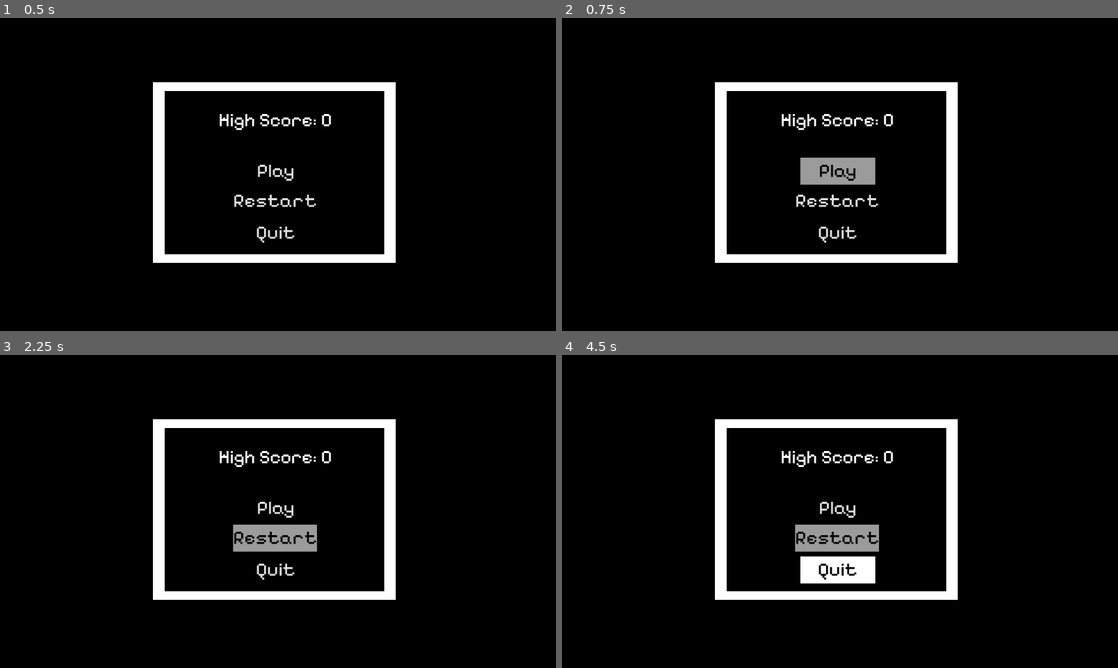
Above: before the commit, frames 1-4 (two rows, left to right).
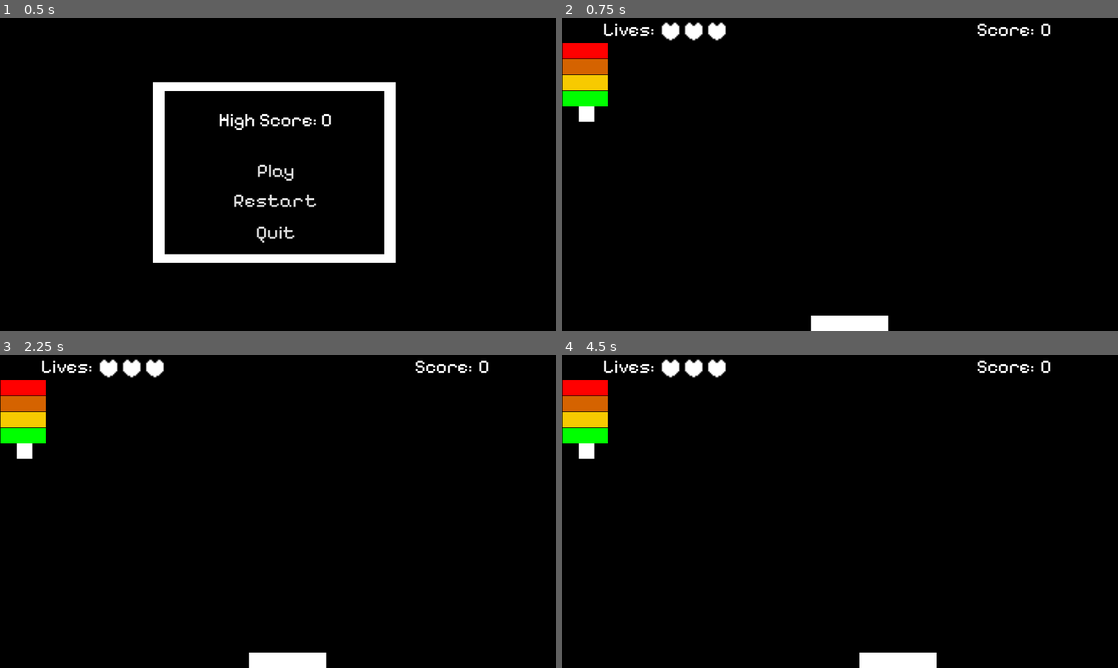
Above: after the commit, the same moments.

Repository: kylefuji/breakout
Game: Godot game, scene res://Scenes/Main.tscn
The game is run twice, just before and just after one commit, with the same random seed, the same clock (stepped at 60 frames per second) and the same inputs.
Inputs (mouse positions are in pixels of both pictures, inside the frame that each line leads up to):
- Up to frame 1 (0.5 s): no input
- Up to frame 2 (0.75 s): click "Play" at 0.5 s
- Up to frame 3 (2.25 s): click (278, 508) at 1.25 s, where only the run before the commit has a clickable "Play"; click (272, 536) at 2 s, where only the run before the commit has a clickable "Restart"
- Up to frame 4 (4.5 s): click (834, 536) at 2.75 s, where only the run before the commit has a clickable "Restart"; click (834, 536) at 3.5 s, where only the run before the commit has a clickable "Restart"; tap Enter at 4.25 s; hold Right (ui_right) from 4.28 s (still down)

Frame 1 is identical in both runs. In frame 2, 9.9% of the frame differs, in the area x 0-88%, y 1-100%; in frame 3, 9.8%; in frame 4, 11%.

Commit message:
game space and interface setup

Diff:
--- /dev/null
+++ b/Prefabs/green_tile.tscn
@@ -0,0 +1,17 @@
+[gd_scene format=3 uid="uid://c672h4is6aq7j"]
+
+[ext_resource type="Texture2D" uid="uid://cposv843fqj83" path="res://Textures/paddle.png" id="1_o6qt2"]
+
+[sub_resource type="RectangleShape2D" id="RectangleShape2D_j5yw3"]
+size = Vector2(16, 32)
+
+[node name="GreenTile" type="StaticBody2D" unique_id=1136691587]
+modulate = Color(0, 1, 0, 1)
+rotation = 1.5707964
+scale = Vector2(2, 2.96)
+
+[node name="Paddle" type="Sprite2D" parent="." unique_id=1576091257]
+texture = ExtResource("1_o6qt2")
+
+[node name="CollisionShape2D" type="CollisionShape2D" parent="." unique_id=245065185]
+shape = SubResource("RectangleShape2D_j5yw3")
--- /dev/null
+++ b/Prefabs/orange_tile.tscn
@@ -0,0 +1,17 @@
+[gd_scene format=3 uid="uid://cngy6wglw8rwx"]
+
+[ext_resource type="Texture2D" uid="uid://cposv843fqj83" path="res://Textures/paddle.png" id="1_lbyuo"]
+
+[sub_resource type="RectangleShape2D" id="RectangleShape2D_j5yw3"]
+size = Vector2(16, 32)
+
+[node name="OrangeTile" type="StaticBody2D" unique_id=1136691587]
+modulate = Color(0.83422875, 0.3876754, 0, 1)
+rotation = 1.5707964
+scale = Vector2(2, 2.96)
+
+[node name="Paddle" type="Sprite2D" parent="." unique_id=1576091257]
+texture = ExtResource("1_lbyuo")
+
+[node name="CollisionShape2D" type="CollisionShape2D" parent="." unique_id=245065185]
+shape = SubResource("RectangleShape2D_j5yw3")
--- /dev/null
+++ b/Prefabs/red_tile.tscn
@@ -0,0 +1,17 @@
+[gd_scene format=3 uid="uid://b53p1y456dvrj"]
+
+[ext_resource type="Texture2D" uid="uid://cposv843fqj83" path="res://Textures/paddle.png" id="1_avnix"]
+
+[sub_resource type="RectangleShape2D" id="RectangleShape2D_j5yw3"]
+size = Vector2(16, 32)
+
+[node name="RedTile" type="StaticBody2D" unique_id=1136691587]
+modulate = Color(1, 0, 0, 1)
+rotation = 1.5707964
+scale = Vector2(2, 2.96)
+
+[node name="Paddle" type="Sprite2D" parent="." unique_id=1576091257]
+texture = ExtResource("1_avnix")
+
+[node name="CollisionShape2D" type="CollisionShape2D" parent="." unique_id=245065185]
+shape = SubResource("RectangleShape2D_j5yw3")
--- /dev/null
+++ b/Prefabs/yellow_tile.tscn
@@ -0,0 +1,17 @@
+[gd_scene format=3 uid="uid://sf2qfcpiqo45"]
+
+[ext_resource type="Texture2D" uid="uid://cposv843fqj83" path="res://Textures/paddle.png" id="1_8quy2"]
+
+[sub_resource type="RectangleShape2D" id="RectangleShape2D_j5yw3"]
+size = Vector2(16, 32)
+
+[node name="YellowTile" type="StaticBody2D" unique_id=1136691587]
+modulate = Color(0.968425, 0.7902133, 0, 1)
+rotation = 1.5707964
+scale = Vector2(2, 2.96)
+
+[node name="Paddle" type="Sprite2D" parent="." unique_id=1576091257]
+texture = ExtResource("1_8quy2")
+
+[node name="CollisionShape2D" type="CollisionShape2D" parent="." unique_id=245065185]
+shape = SubResource("RectangleShape2D_j5yw3")
--- a/Scenes/Game.tscn
+++ b/Scenes/Game.tscn
@@ -1,7 +1,15 @@
 [gd_scene format=3 uid="uid://ccfio5ekrcqnk"]
 
+[ext_resource type="Script" uid="uid://bo8ha1vwkw0hu" path="res://Scripts/ball.gd" id="1_2irst"]
 [ext_resource type="Texture2D" uid="uid://cposv843fqj83" path="res://Textures/paddle.png" id="1_iukft"]
 [ext_resource type="Texture2D" uid="uid://cfpe57mldk77d" path="res://Textures/ball.png" id="2_gl6un"]
+[ext_resource type="Script" uid="uid://dfkcfmpvp8tcf" path="res://Scripts/paddle.gd" id="2_j5yw3"]
+[ext_resource type="PackedScene" uid="uid://b53p1y456dvrj" path="res://Prefabs/red_tile.tscn" id="4_kldst"]
+[ext_resource type="PackedScene" uid="uid://cngy6wglw8rwx" path="res://Prefabs/orange_tile.tscn" id="5_fgofq"]
+[ext_resource type="PackedScene" uid="uid://sf2qfcpiqo45" path="res://Prefabs/yellow_tile.tscn" id="6_2irst"]
+[ext_resource type="PackedScene" uid="uid://c672h4is6aq7j" path="res://Prefabs/green_tile.tscn" id="7_bf53h"]
+[ext_resource type="FontFile" uid="uid://bbn232ll25swm" path="res://Fonts/PixelifySans-VariableFont_wght.ttf" id="9_bf53h"]
+[ext_resource type="Texture2D" uid="uid://b8i20xuxjbh2p" path="res://Textures/heart.png" id="10_71axn"]
 
 [sub_resource type="RectangleShape2D" id="RectangleShape2D_gl6un"]
 size = Vector2(16, 16)
@@ -9,11 +17,16 @@
 [sub_resource type="RectangleShape2D" id="RectangleShape2D_j5yw3"]
 size = Vector2(16, 32)
 
+[sub_resource type="RectangleShape2D" id="RectangleShape2D_kldst"]
+
+[sub_resource type="RectangleShape2D" id="RectangleShape2D_b2bpf"]
+
 [node name="Game" type="Node2D" unique_id=1170299081]
 
 [node name="Ball" type="CharacterBody2D" parent="." unique_id=1279301159]
-position = Vector2(542, 283)
-scale = Vector2(1.4723655, 1.4723655)
+position = Vector2(51, 233)
+scale = Vector2(2, 2)
+script = ExtResource("1_2irst")
 
 [node name="BallSprite" type="Sprite2D" parent="Ball" unique_id=1725910017]
 texture = ExtResource("2_gl6un")
@@ -22,8 +35,10 @@
 shape = SubResource("RectangleShape2D_gl6un")
 
 [node name="Paddle" type="CharacterBody2D" parent="." unique_id=1920950900]
-position = Vector2(546, 520)
+position = Vector2(596, 632)
 rotation = 1.5707964
+scale = Vector2(2, 5)
+script = ExtResource("2_j5yw3")
 
 [node name="Paddle" type="Sprite2D" parent="Paddle" unique_id=1135678793]
 texture = ExtResource("1_iukft")
@@ -31,12 +46,89 @@
 [node name="CollisionShape2D" type="CollisionShape2D" parent="Paddle" unique_id=1584137122]
 shape = SubResource("RectangleShape2D_j5yw3")
 
-[node name="Tile" type="StaticBody2D" parent="." unique_id=84864564]
-position = Vector2(560, 95)
-rotation = 1.5707964
+[node name="GameOverArea" type="Area2D" parent="." unique_id=1665361745]
+position = Vector2(571, 744.00006)
+rotation = -1.5707964
+scale = Vector2(9.562355, 63.762344)
 
-[node name="Paddle" type="Sprite2D" parent="Tile" unique_id=1685630226]
-texture = ExtResource("1_iukft")
+[node name="CollisionShape2D" type="CollisionShape2D" parent="GameOverArea" unique_id=2091607650]
+scale = Vector2(0.99999994, 0.99999994)
+shape = SubResource("RectangleShape2D_kldst")
 
-[node name="CollisionShape2D" type="CollisionShape2D" parent="Tile" unique_id=1103627171]
-shape = SubResource("RectangleShape2D_j5yw3")
+[node name="Wall" type="StaticBody2D" parent="." unique_id=1481868041]
+position = Vector2(-65, 389)
+scale = Vector2(6.5047874, 58.86479)
+
+[node name="CollisionShape2D" type="CollisionShape2D" parent="Wall" unique_id=2002427943]
+shape = SubResource("RectangleShape2D_b2bpf")
+
+[node name="Wall2" type="StaticBody2D" parent="." unique_id=120770557]
+position = Vector2(1217, 389)
+scale = Vector2(6.5047874, 58.86479)
+
+[node name="CollisionShape2D" type="CollisionShape2D" parent="Wall2" unique_id=408585255]
+shape = SubResource("RectangleShape2D_b2bpf")
+
+[node name="Wall3" type="StaticBody2D" parent="." unique_id=259649009]
+position = Vector2(569, -13)
+rotation = -1.5707964
+scale = Vector2(6.5047874, 63.10479)
+
+[node name="CollisionShape2D" type="CollisionShape2D" parent="Wall3" unique_id=274611677]
+shape = SubResource("RectangleShape2D_b2bpf")
+
+[node name="Tiles" type="Node2D" parent="." unique_id=563043248]
+
+[node name="RedTile" parent="Tiles" unique_id=1136691587 instance=ExtResource("4_kldst")]
+position = Vector2(48, 68)
+
+[node name="OrangeTile" parent="Tiles" unique_id=1841495665 instance=ExtResource("5_fgofq")]
+position = Vector2(48, 101)
+
+[node name="YellowTile" parent="Tiles" unique_id=375527934 instance=ExtResource("6_2irst")]
+position = Vector2(48, 134)
+
+[node name="GreenTile" parent="Tiles" unique_id=1996166353 instance=ExtResource("7_bf53h")]
+position = Vector2(48, 167)
+
+[node name="LivesLabel" type="RichTextLabel" parent="." unique_id=1060734999]
+offset_left = 85.0
+offset_top = 1.0
+offset_right = 253.0
+offset_bottom = 57.0
+theme_override_fonts/normal_font = ExtResource("9_bf53h")
+theme_override_font_sizes/normal_font_size = 39
+text = "Lives:"
+
+[node name="ScoreLabel" type="RichTextLabel" parent="." unique_id=1339226134]
+offset_left = 859.0
+offset_top = 1.0
+offset_right = 1027.0
+offset_bottom = 57.0
+theme_override_fonts/normal_font = ExtResource("9_bf53h")
+theme_override_font_sizes/normal_font_size = 39
+text = "Score: "
+
+[node name="Score" type="RichTextLabel" parent="." unique_id=188823970]
+offset_left = 991.0
+offset_top = 1.0
+offset_right = 1159.0
+offset_bottom = 57.0
+theme_override_fonts/normal_font = ExtResource("9_bf53h")
+theme_override_font_sizes/normal_font_size = 39
+text = "0"
+
+[node name="Heart" type="Sprite2D" parent="." unique_id=1432618374]
+position = Vector2(225, 28.000002)
+scale = Vector2(3, 3)
+texture = ExtResource("10_71axn")
+
+[node name="Heart2" type="Sprite2D" parent="." unique_id=1426599865]
+position = Vector2(273, 28.000002)
+scale = Vector2(3, 3)
+texture = ExtResource("10_71axn")
+
+[node name="Heart3" type="Sprite2D" parent="." unique_id=1561732446]
+position = Vector2(321, 28)
+scale = Vector2(3, 3)
+texture = ExtResource("10_71axn")
--- /dev/null
+++ b/Scripts/ball.gd
@@ -0,0 +1,10 @@
+extends CharacterBody2D
+
+
+@export var speed:int = 200
+
+func _process(delta: float) -> void:
+	var direction = Vector2.ZERO
+	direction.y -= 1
+	velocity = direction * speed
+	move_and_slide()
--- a/Scripts/global.gd
+++ b/Scripts/global.gd
@@ -25,10 +25,10 @@
 func toggle_menu() -> void:
 	toggle_pause()
 	if is_paused:
-		menuOpenNoise.play()
+		#menuOpenNoise.play()
 		menuScene.start()
 		gameScene.hide()
 	else:
-		menuCloseNoise.play()
+		#menuCloseNoise.play()
 		menuScene.hide()
 		gameScene.show()
--- a/Scripts/menu.gd
+++ b/Scripts/menu.gd
@@ -4,10 +4,11 @@
 # Called when the node enters the scene tree for the first time.
 func _ready() -> void:
 	process_mode = Node.PROCESS_MODE_ALWAYS
+	Global.toggle_pause()
 
 
 func _on_play_button_pressed() -> void:
-	pass # Replace with function body.
+	Global.toggle_menu()
 
 
 func _on_restart_button_pressed() -> void:
--- /dev/null
+++ b/Scripts/paddle.gd
@@ -0,0 +1,20 @@
+extends CharacterBody2D
+
+
+@export var speed:int = 500
+
+var initial_position:Vector2
+
+func _ready() -> void:
+	initial_position = position
+
+func _process(delta: float) -> void:
+
+	var direction = Vector2.ZERO
+	if Input.is_action_pressed("ui_left") or Input.is_action_pressed("move_left"):
+		direction.x -= 1
+	elif Input.is_action_pressed("ui_right") or Input.is_action_pressed("move_right"):
+		direction.x += 1
+
+	velocity = direction * speed
+	move_and_slide()
--- a/project.godot
+++ b/project.godot
@@ -29,6 +29,19 @@
 version_control/plugin_name="GitPlugin"
 version_control/autoload_on_startup=true
 
+[input]
+
+move_left={
+"deadzone": 0.2,
+"events": [Object(InputEventKey,"resource_local_to_scene":false,"resource_name":"","device":-1,"window_id":0,"alt_pressed":false,"shift_pressed":false,"ctrl_pressed":false,"meta_pressed":false,"pressed":false,"keycode":0,"physical_keycode":65,"key_label":0,"unicode":97,"location":0,"echo":false,"script":null)
+]
+}
+move_right={
+"deadzone": 0.2,
+"events": [Object(InputEventKey,"resource_local_to_scene":false,"resource_name":"","device":-1,"window_id":0,"alt_pressed":false,"shift_pressed":false,"ctrl_pressed":false,"meta_pressed":false,"pressed":false,"keycode":0,"physical_keycode":68,"key_label":0,"unicode":100,"location":0,"echo":false,"script":null)
+]
+}
+
 [physics]
 
 3d/physics_engine="Jolt Physics"
Not shown, added: Scripts/ball.gd.uid
Not shown, added: Scripts/paddle.gd.uid
Binary file added: Textures/heart.png
Not shown, added: Textures/heart.png.import
